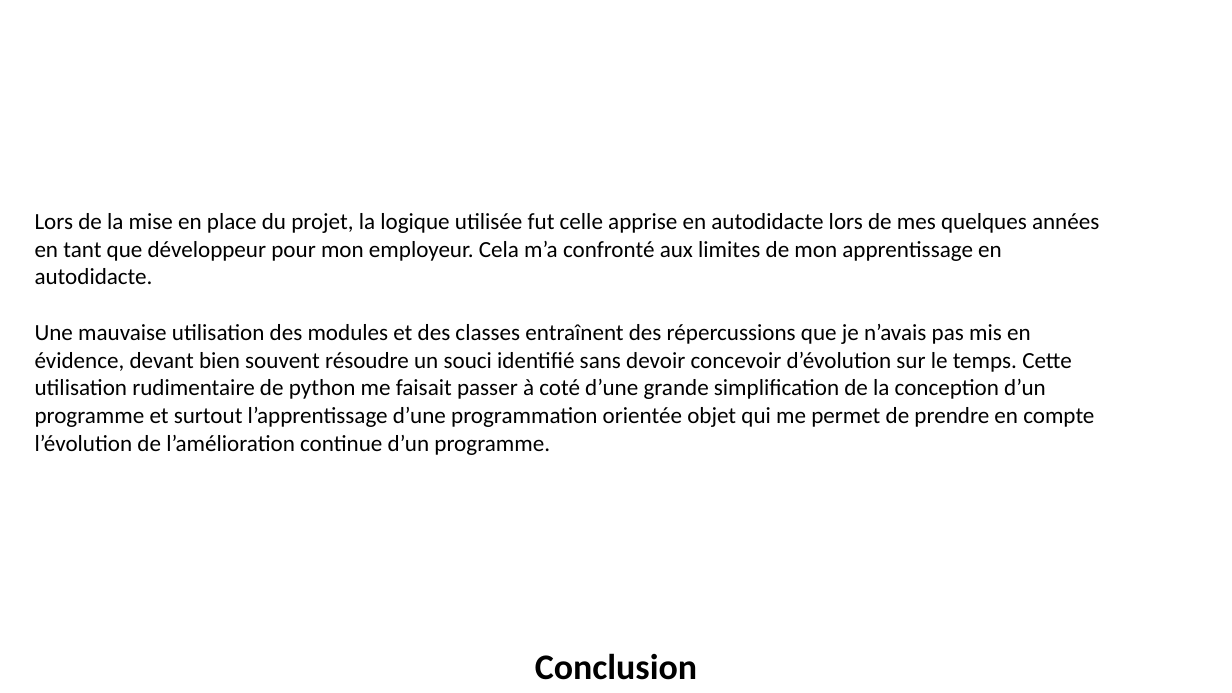
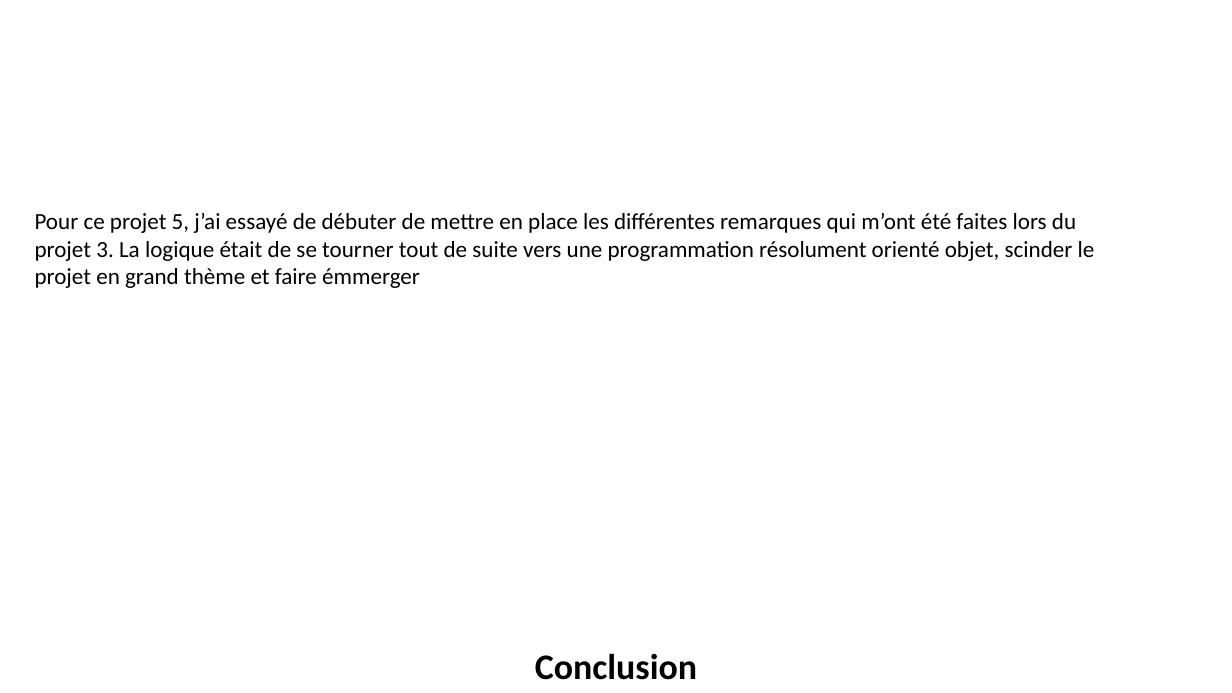
Before and after one commit to ZasshuNeko/OC-Projet_5, a slide deck: slide 10 of Documents/Présentation - OC - Projet n°5.pptx. Drawn at 1232x693 pixels with LibreOffice and Linux fonts; fonts in the diff are those of the drawing; background and template pictures are left out. Boxes give left, top, right and bottom in pixels: in the first picture for what was removed or moved away, otherwise in the second. Text is boxed around its words. In the diff, an @@ line names an element or a change of style, - is before the commit and + after.

```diff
--- a/Documents/Présentation - OC - Projet n°5.pptx
+++ b/Documents/Présentation - OC - Projet n°5.pptx
@@ text at (35, 213, 1095, 288): text changed @@
-Lors de la mise en place du projet, la logique utilisée fut celle apprise en autodidacte lors de mes quelques années en tant que développeur pour mon employeur. Cela m’a confronté aux limites de mon apprentissage en autodidacte.
-Une mauvaise utilisation des modules et des classes entraînent des répercussions que je n’avais pas mis en évidence, devant bien souvent résoudre un souci identifié sans devoir concevoir d’évolution sur le temps. Cette utilisation rudimentaire de python me faisait passer à coté d’une grande simplification de la conception d’un programme et surtout l’apprentissage d’une programmation orientée objet qui me permet de prendre en compte l’évolution de l’amélioration continue d’un programme.
+Pour ce projet 5, j’ai essayé de débuter de mettre en place les différentes remarques qui m’ont été faites lors du projet 3. La logique était de se tourner tout de suite vers une programmation résolument orienté objet, scinder le projet en grand thème et faire émmerger
```
Also in this commit, not shown: 2 other slides changed, 4 other files.
